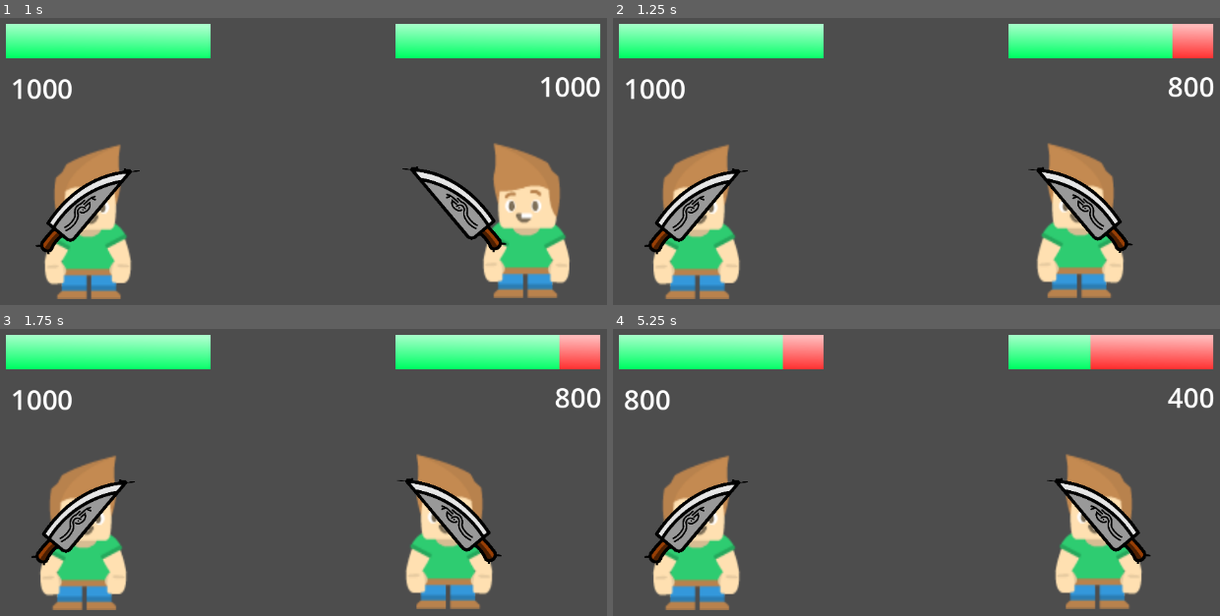
Above: before the commit, frames 1-4 (two rows, left to right).
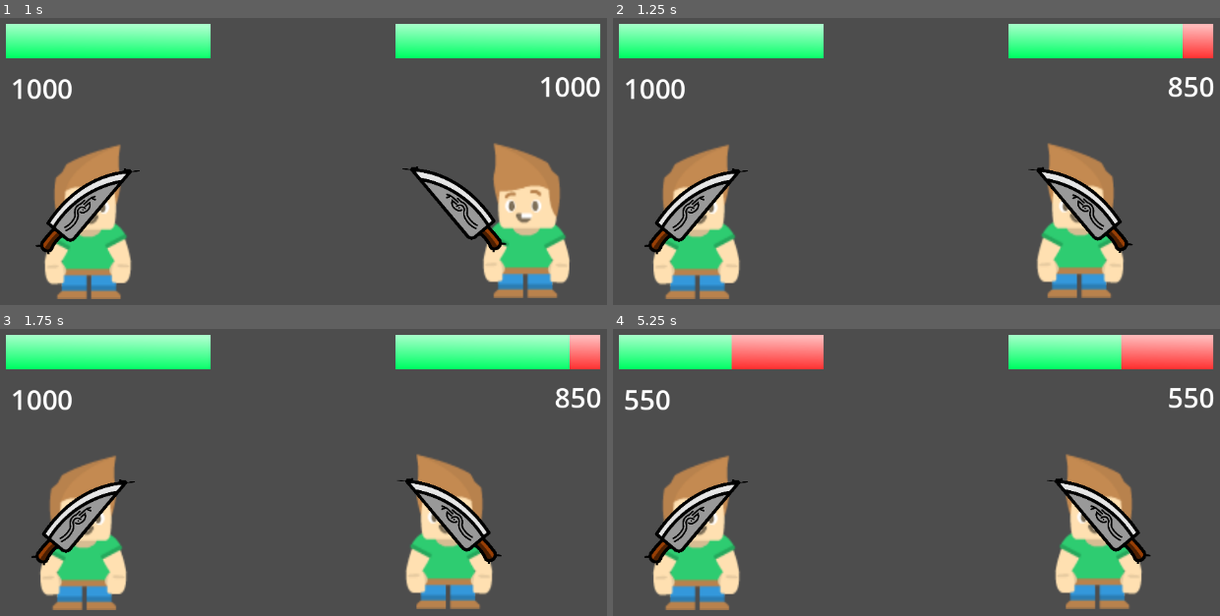
Above: after the commit, the same moments.

Repository: Alinj7/project1
Game: Godot game, scene res://Scenes/fight_arena.tscn
The game is run twice, just before and just after one commit, with the same random seed, the same clock (stepped at 60 frames per second) and the same inputs. This scene is started directly instead of the project's main scene.
Inputs (mouse positions are in pixels of both pictures, inside the frame that each line leads up to):
- Up to frame 1 (1 s): move the mouse to (212, 210) at 0.52 s; click (212, 210) at 0.67 s
- Up to frame 2 (1.25 s): no input
- Up to frame 3 (1.75 s): move the mouse to (467, 521) at 1.27 s; click (467, 521) at 1.42 s
- Up to frame 4 (5.25 s): move the mouse to (983, 438) at 2.02 s; click (983, 438) at 2.17 s; move the mouse to (outside the picture) at 2.77 s; click (outside the picture) at 2.92 s; move the mouse to (1141, 598) at 3.52 s; click (1141, 598) at 3.67 s; move the mouse to (673, 466) at 4.27 s; click (673, 466) at 4.42 s; move the mouse to (946, 532) at 5.02 s; click (946, 532) at 5.17 s

Frame 1 is identical in both runs. In frame 2, 0.3% of the frame differs, in the area x 92-97%, y 2-28%; in frame 3, 0.3%; in frame 4, 2.0%, in the area x 1-97%, y 2-29%.

Commit message:
Add files via upload
adding end_match condition and UI for it.

Diff:
--- a/Scripts/fight_arena.gd
+++ b/Scripts/fight_arena.gd
@@ -4,12 +4,18 @@
 var turn:int #0 and 1
 @onready var hero = $Fighters/hero as Fighter
 @onready var enemy = $Fighters/enemy as Fighter
-var fighters :Array
+@onready var end_match_panel = $CanvasLayer/UI/End_mathch_panel
+@onready var end_match_label = $CanvasLayer/UI/End_mathch_panel/Label
+var fighters :Array[Fighter]
 var active_fighter
 var active_fighter_index = 0
 signal next_attack
+signal end_match
 var hero_weapon
 var enemy_weapon
+
+var game_ended  =false
+var hero_won = false
 
 
 @onready var hero_health_bar = $CanvasLayer/UI/hero_bar
@@ -29,10 +35,10 @@
 	enemy_weapon = enemy.get_child(enemy.get_child_count()-1) as Weapon_script
 
 	#hardcoding for test
-	hero_weapon.damage = 200
-	enemy_weapon.damage =100
+	hero_weapon.damage = 150
+	enemy_weapon.damage =225
 
-
+	set_first_fighter()
 	play_turn()
 
 
@@ -46,7 +52,6 @@
 	fighters[active_fighter_index].is_active_fighter = true
 	emit_signal("next_attack")
 func play_turn():
-	set_first_fighter()
 	active_figheter_attack()
 
 
@@ -76,20 +81,48 @@
 	enemy_hp_label.text = str(enemy.hp)
 
 
-func damage(fighter,weapon):
-	fighter.hp -= weapon.damage
+func damage(fighter:Fighter,weapon:Weapon_script):
+		fighter.hp -= weapon.damage
 
 func _on_hero_attack_end():
 	print("hero attack ended")
 	damage(enemy,hero_weapon)
-	change_turn()
+	if enemy.hp <0: enemy.hp = 0
+	if !check_end(): change_turn()
 
 
 func _on_enemy_attack_end():
 	print("hero attack ended")
 	damage(hero,enemy_weapon)
-	change_turn()
+	if hero.hp <0: hero.hp = 0
+	if !check_end(): change_turn()
 
 
 func _on_next_attack():
 	active_figheter_attack()
+
+
+func check_end():
+	for i in fighters:
+		if i.hp<=0:
+			game_ended = true
+			emit_signal("end_match")
+			return true
+	return false
+
+func _on_end_match():
+	if hero.hp<=0:hero_won = false
+	elif enemy.hp <= 0 : hero_won = true
+	for i in fighters:
+		i.is_active_fighter = false
+		end_match_panel.visible = true
+		if hero_won: end_match_label.text = "YOU WON"
+		else : end_match_label.text = "YOU LOST"
+
+
+
+
+
+func _on_texture_button_pressed():
+	#todo : show rewards for winning or go to main scene for loosing
+	end_match_panel.visible = false
